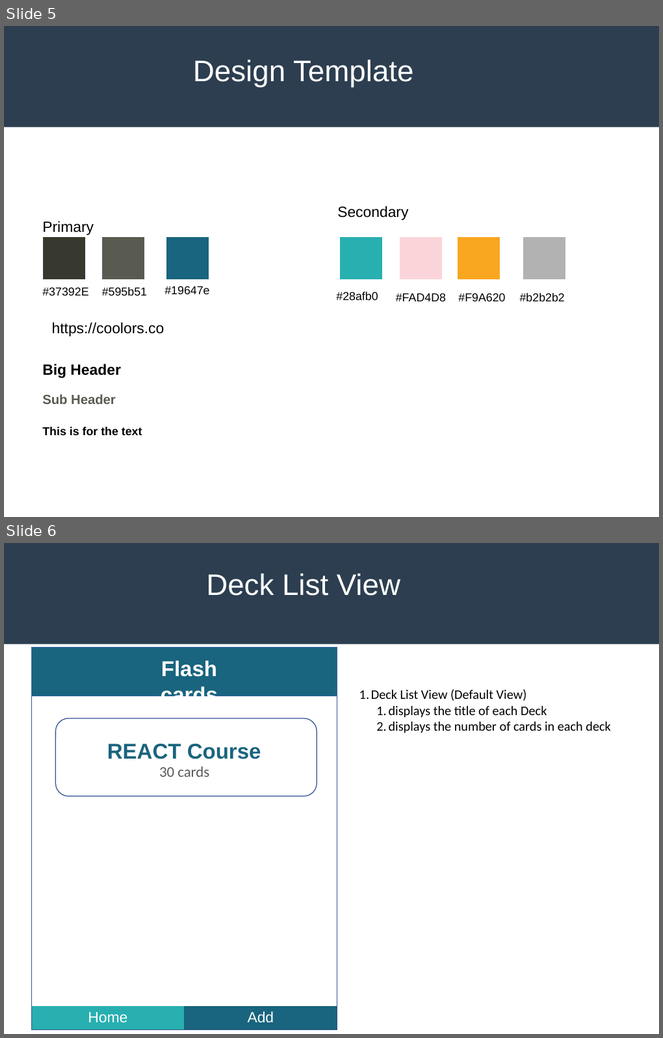
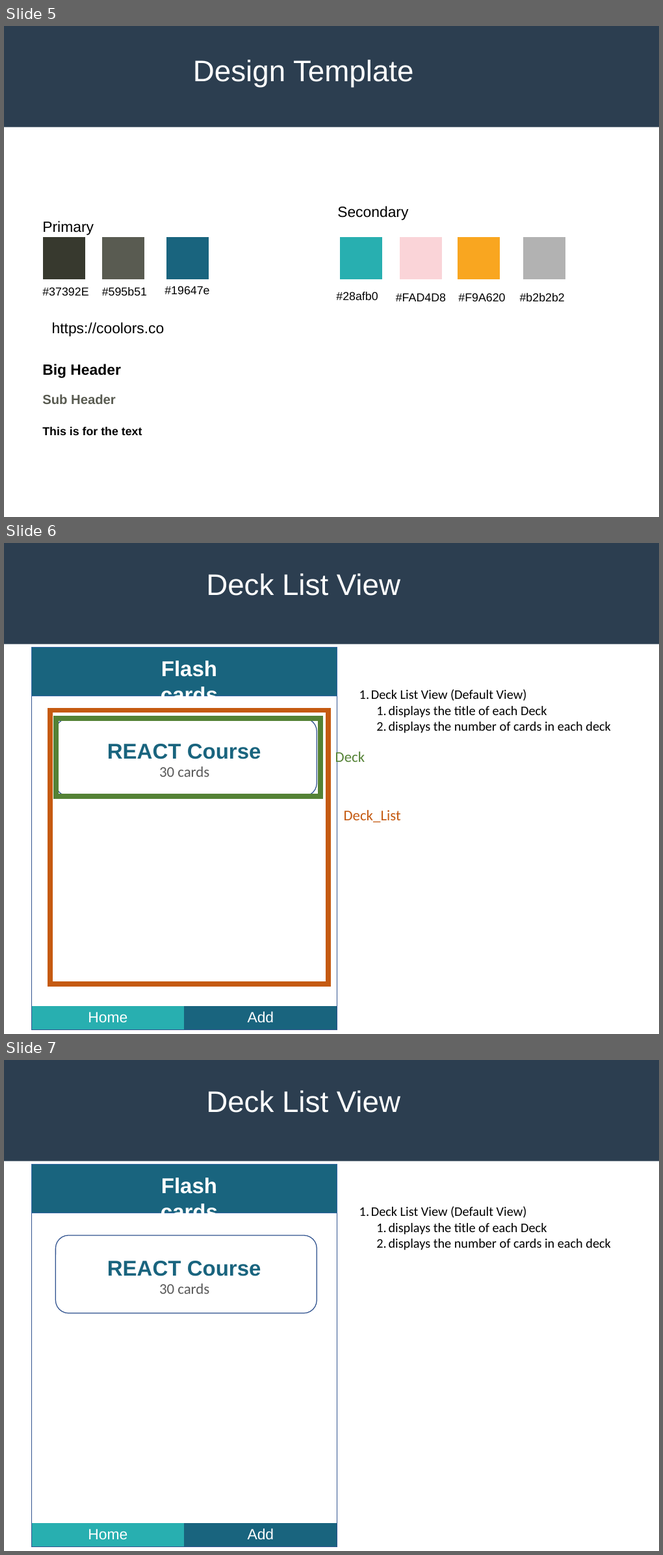
Before and after one commit to gwillig/flashcard, a slide deck: design_architecture.pptx. Shown one above the other, each under a label of ours: slides 5 and 6 before the commit, slides 5, 6 and 7 after it. The pictures are 663x1038 and 663x1555 pixels, drawn with LibreOffice and Linux fonts; fonts in the diff are those of the drawing. Boxes give left, top, right and bottom in pixels: in the first picture for what was removed or moved away, otherwise in the second. Text is boxed around its words. In the diff, an @@ line names an element or a change of style, - is before the commit and + after.

Commit message:
MOD| Add DeckList

```diff
--- a/design_architecture.pptx
+++ b/design_architecture.pptx
@@ slide 6 added at <box>4,543,659,1034</box>, background #FFFFFF; not listed: 1 template element that a slide beside it also shows @@
@@ text added at <box>206,574,400,596</box>, 36 pt, text #FFFFFF @@
+Deck List View
@@ text added at <box>371,689,610,733</box>, 16 pt, text #000000 @@
+1. Deck List View (Default View)
+  1. displays the title of each Deck
+  2. displays the number of cards in each deck
@@ rectangle added at <box>50,710,328,984</box>, outline #C55A11 6 pt @@
@@ rectangle added at <box>56,719,321,797</box>, outline #548235 6 pt @@
@@ text added at <box>336,750,365,767</box>, 18 pt, text #548235 @@
+Deck
@@ group added at <box>31,648,337,1030</box>: 3 texts, 1 rectangle, 1 freeform shape, 1 rounded rectangle @@
+Flashcards
+REACT Course
+30 cards
@@ text added at <box>344,810,401,823</box>, 18 pt, text #C55A11 @@
+Deck_List
@@ table added at <box>31,1006,337,1031</box>, 1 rows, 2 columns @@
+Home | Add
@@ what was slide 6 is now slide 7 @@
```
Also in this commit, not shown: 1 slide changed, 9 other files.
